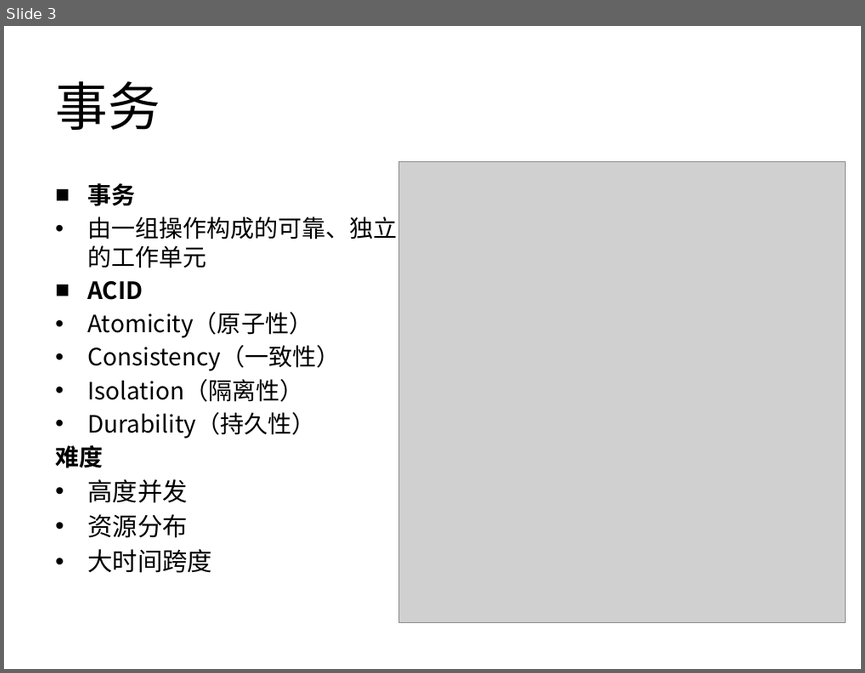
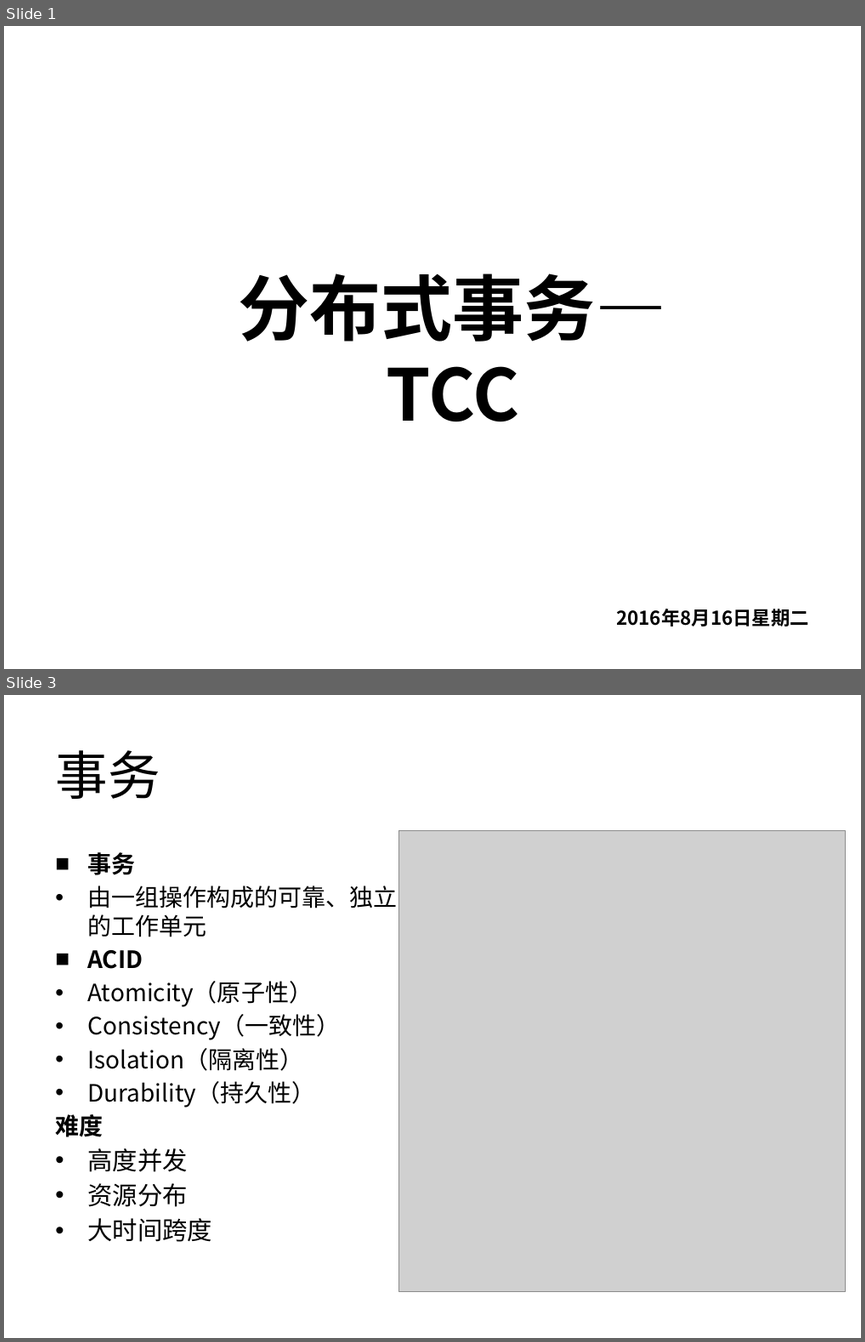
Before and after one commit to balancebeam/galaxy, a slide deck: galaxy-doc/分布式事务.pptx. Shown one above the other, each under a label of ours: slide 3 before the commit, slides 1 and 3 after it; the slides between them are not shown. The pictures are 865x673 and 865x1342 pixels, drawn with LibreOffice and Linux fonts; fonts in the diff are those of the drawing; grey boxes stand for pictures. Boxes give left, top, right and bottom in pixels: in the first picture for what was removed or moved away, otherwise in the second. Text is boxed around its words. In the diff, an @@ line names an element or a change of style, - is before the commit and + after.

Commit message:
modify ppt

```diff
--- a/galaxy-doc/分布式事务.pptx
+++ b/galaxy-doc/分布式事务.pptx
@@ slide 1 added at (x1=4, y1=26, x2=861, y2=669), background #FFFFFF @@
@@ text added at (x1=239, y1=273, x2=667, y2=421), 60 pt, text #000000, bold @@
+分布式事务—TCC
@@ text added at (x1=616, y1=608, x2=808, y2=626), 16 pt, text #000000, bold @@
+2016年8月16日星期二
```
Also in this commit, not shown: 2 other slides added, 2 slides removed.
